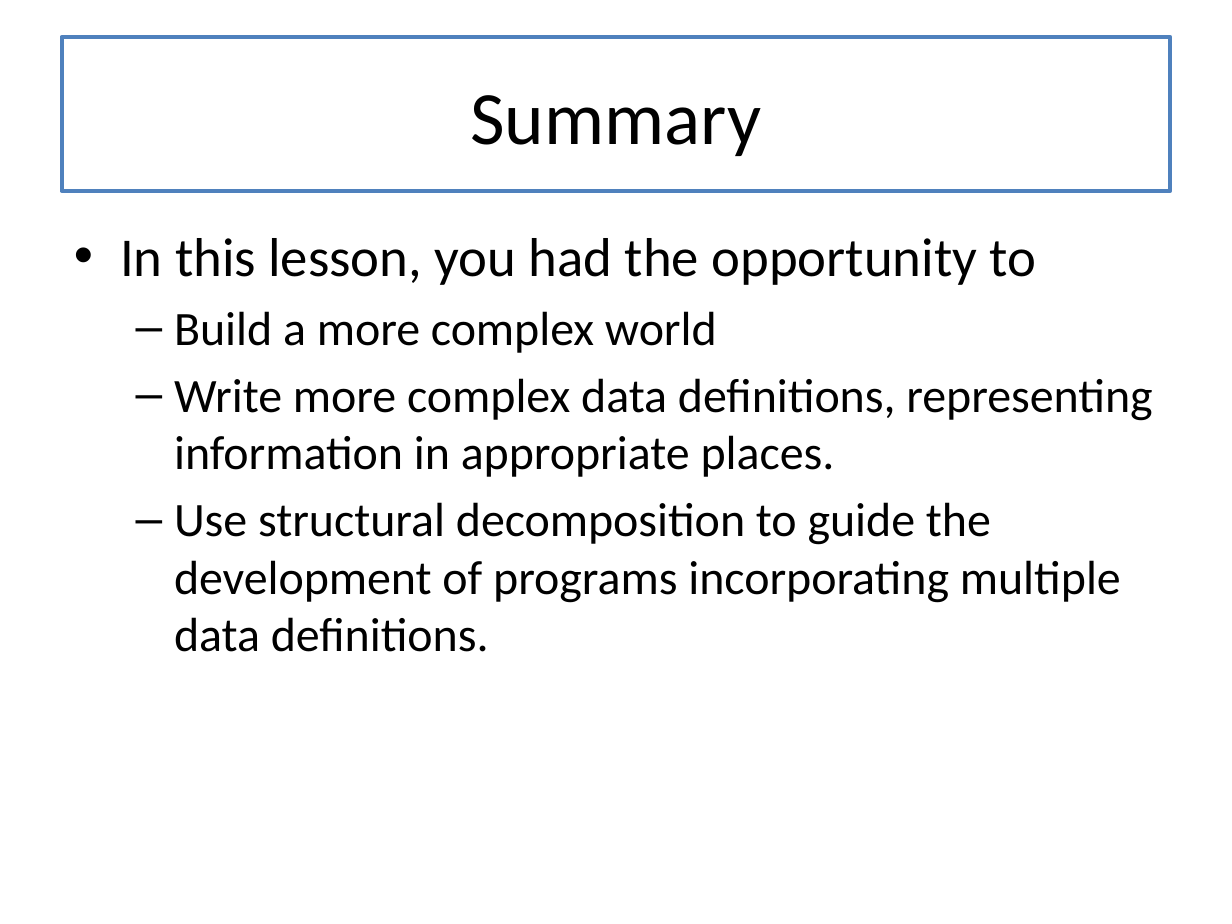
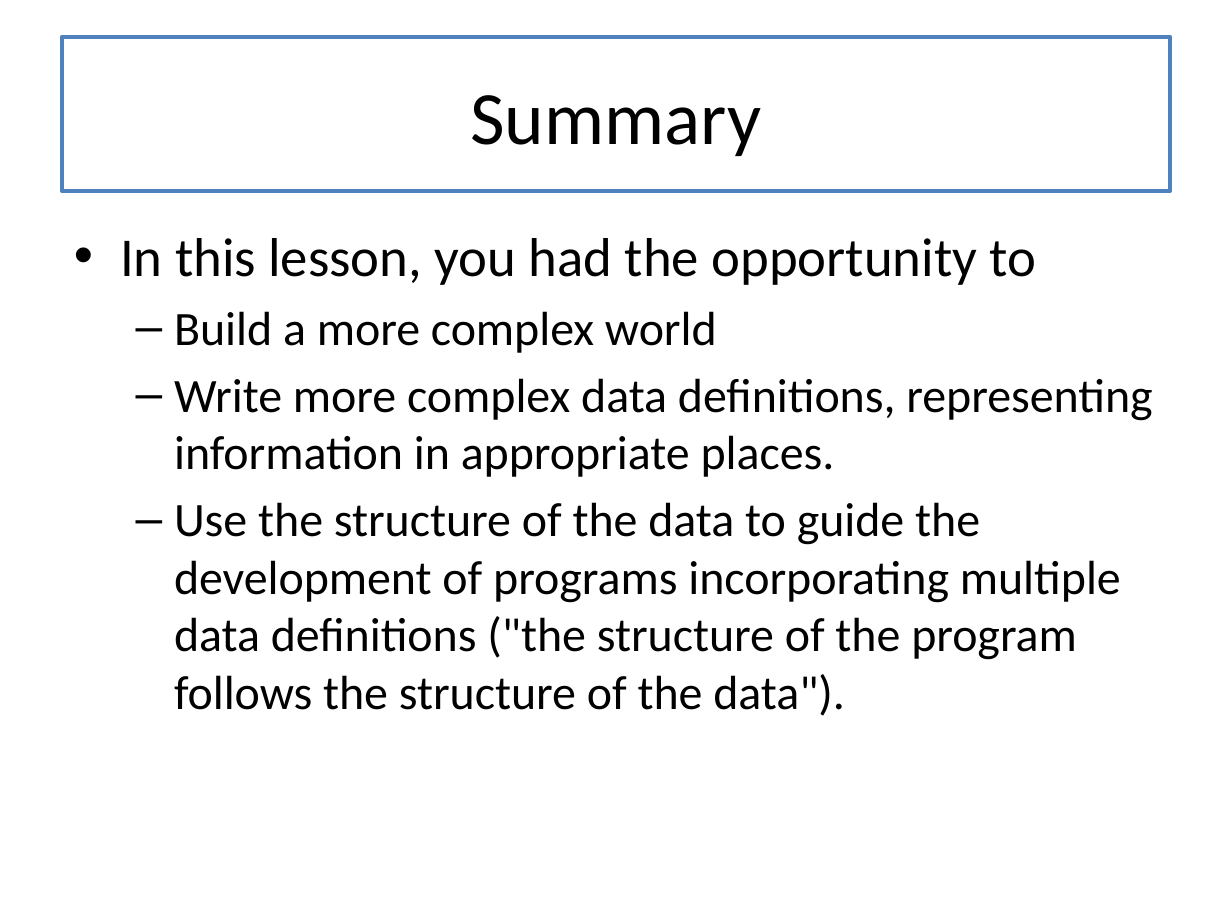
Before and after one commit to mwand/cs5010f16, a slide deck: slide 23 of Slides/Lesson 3.4 Two Draggable Cats.pptx (slide 17 before the commit). Drawn at 1232x924 pixels with LibreOffice and Linux fonts; fonts in the diff are those of the drawing. Boxes give left, top, right and bottom in pixels: in the first picture for what was removed or moved away, otherwise in the second. Text is boxed around its words. In the diff, an @@ line names an element or a change of style, - is before the commit and + after.

Commit message:
added slides about 'Program Structure follows Data Structure' to L3.4

```diff
--- a/Slides/Lesson 3.4 Two Draggable Cats.pptx
+++ b/Slides/Lesson 3.4 Two Draggable Cats.pptx
@@ text at <box>174,502,1121,716</box>: text changed @@
-  – Use structural decomposition to guide the development of programs incorporating multiple data definitions.
+  – Use the structure of the data to guide the development of programs incorporating multiple data definitions ("the structure of the program follows the structure of the data").
```
Also in this commit, not shown: 6 slides added.
